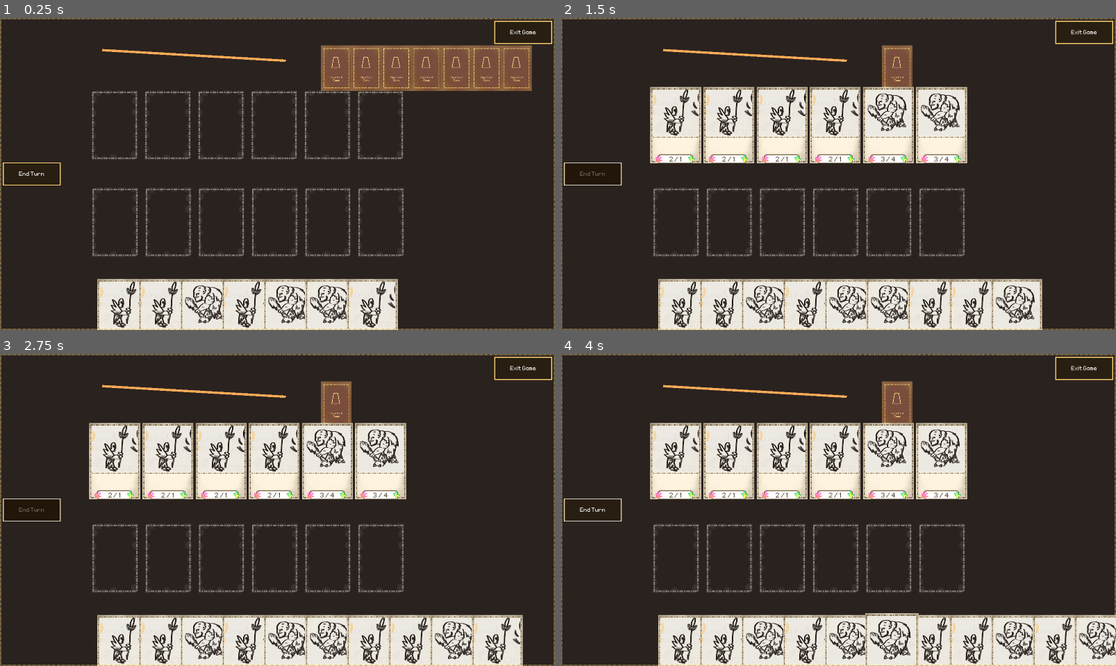
Above: before the commit, frames 1-4 (two rows, left to right).
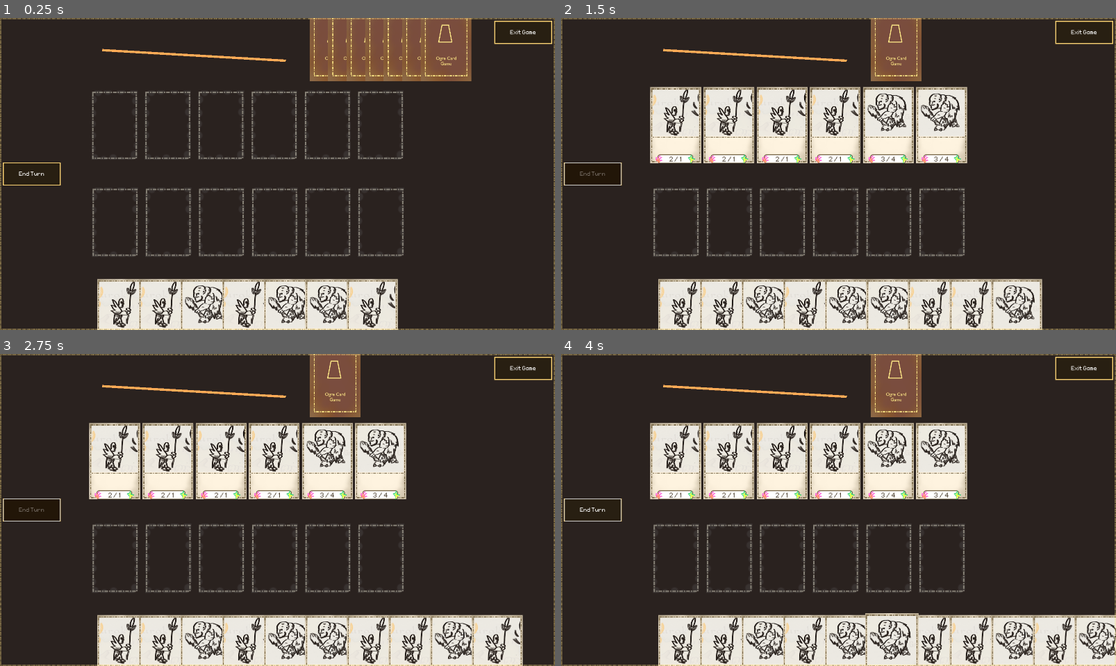
Above: after the commit, the same moments.

Repository: OttoElomaa/Godot-4-Ogre-Card-Game
Game: Godot game, scene res://GameScenes/main.tscn
Same seed, same stepped clock (60 frames per second), same inputs: the game is played once before the commit and once after it.
Inputs (mouse positions are in pixels of both pictures, inside the frame that each line leads up to):
- Up to frame 1 (0.25 s): no input
- Up to frame 2 (1.5 s): click (594, 174) at 0.5 s; click (594, 174) at 1.25 s
- Up to frame 3 (2.75 s): click (33, 510) at 2 s
- Up to frame 4 (4 s): tap Enter at 2.75 s; drag from (683, 653) to (849, 653) at 2.77 s; tap Space at 3.5 s; drag from (727, 653) to (894, 653) at 3.52 s

The runs differ from the first frame. In frame 1, 5.9% of the frame differs, in the area x 55-96%, y 0-24%; in frame 2, 1.4%; in frame 3, 1.4%; in frame 4, 1.4%.

Commit message:
Added game state. Battle_system: Started handling the targeting on player attack

Diff:
--- /dev/null
+++ b/GameScenes/States.tscn
@@ -0,0 +1,6 @@
+[gd_scene load_steps=2 format=3 uid="uid://bup6apeci6kjj"]
+
+[ext_resource type="Script" uid="uid://dd3qncojpm6lc" path="res://GameScenes/states.gd" id="1_pm0cs"]
+
+[node name="States" type="Node2D"]
+script = ExtResource("1_pm0cs")
--- a/GameScenes/battle_system.gd
+++ b/GameScenes/battle_system.gd
@@ -7,7 +7,19 @@
 var cardsManager:Node = null
 
 @onready var attackLine := $AttackLine
+var COLLISION_MASK_CARD := 1
+
 var attackLineShown: bool = false
+var currentAttackingCard: Card = null
+
+
+
+func _input(e: InputEvent) -> void:
+
+	if e is InputEventMouseButton and e.button_index == MOUSE_BUTTON_LEFT:
+		if e.is_pressed():
+			if States.gameState == States.GameStates.ATTACK:
+				handlePlayerAttack()
 
 
 func _physics_process(delta: float) -> void:
@@ -16,9 +28,23 @@
 		attackLine.points[1] = get_global_mouse_position()
 
 
+
+func handlePlayerAttack():
+	#### GET CARDS AT MOUSE POSITION
+	var results = main.fetchMouseOverObjects(COLLISION_MASK_CARD)
+	if results.size() > 0:
+		var target:Card = getCollidedObject(results[0])
+		if main.checkSlotPlayer(target.mySlot):
+			attackLineShown = false
+			States.gameState = States.GameStates.PLAY
+
+
 func togglePlayerAttackMode(enable:bool, card:Card):
 
 	if card.checkActive():
+		currentAttackingCard = card
+		States.gameState = States.GameStates.ATTACK
+
 		attackLineShown = enable
 		attackLine.points[0] = card.position
 
@@ -42,3 +68,8 @@
 			cardsManager.placeCardInSlot(card, slot)
 			card.reparent(cardsManager.get_node("EnemyBoard"))
 			return
+
+
+
+func getCollidedObject(result):
+	return result.collider.get_parent()
--- a/GameScenes/cards_manager.gd
+++ b/GameScenes/cards_manager.gd
@@ -61,8 +61,8 @@
 	x_offset = 0
 	for c in $EnemyHand.get_children():
 		c.position = $EnemyHandPosition.position + Vector2(x_offset, 0)
-		c.scale = Vector2(0.6, 0.6)
-		x_offset += 130
+		#c.scale = Vector2(0.6, 0.6)
+		x_offset += 80
 
 
 
@@ -123,7 +123,7 @@
 	var success := false
 
 	#### FIND CARD SLOT
-	var results = fetchMouseOverObjects(COLLISION_MASK_CARD_SLOT)
+	var results = main.fetchMouseOverObjects(COLLISION_MASK_CARD_SLOT)
 	if results.size() > 0:
 		var selectedSlot:CardSlot = getCollidedObject(results[0])
 
@@ -180,25 +180,9 @@
 
 
 
-func fetchMouseOverObjects(collisionMask: int):
-
-	#### WORLD STATE
-	var spaceState = get_world_2d().direct_space_state
-	#### MOUSE POSITION
-	var params = PhysicsPointQueryParameters2D.new()
-	params.position = get_global_mouse_position()
-	params.collide_with_areas = true
-	params.collision_mask = collisionMask
-
-	#### INTERSECT THEM
-	var result = spaceState.intersect_point(params)
-	return result
-
-
-
 func fetchCardOnClick() -> Card:
 	#### GET CARDS AT MOUSE POSITION
-	var result = fetchMouseOverObjects(COLLISION_MASK_CARD)
+	var result = main.fetchMouseOverObjects(COLLISION_MASK_CARD)
 	if result.size() > 0:
 		var topCard = getCollidedObject(result[0])
 
--- a/GameScenes/main.gd
+++ b/GameScenes/main.gd
@@ -24,6 +24,23 @@
 		slot.slotType = CardSlotTypes.ENEMY
 
 
+
+func fetchMouseOverObjects(collisionMask: int):
+
+	#### WORLD STATE
+	var spaceState = get_world_2d().direct_space_state
+	#### MOUSE POSITION
+	var params = PhysicsPointQueryParameters2D.new()
+	params.position = get_global_mouse_position()
+	params.collide_with_areas = true
+	params.collision_mask = collisionMask
+
+	#### INTERSECT THEM
+	var result = spaceState.intersect_point(params)
+	return result
+
+
+
 func checkSlotPlayer(slot:CardSlot):
 	return slot.slotType == CardSlotTypes.PLAYER
 
--- a/GameScenes/main.tscn
+++ b/GameScenes/main.tscn
@@ -40,7 +40,7 @@
 position = Vector2(530, 1295)
 
 [node name="EnemyHandPosition" type="Marker2D" parent="CardsManager"]
-position = Vector2(1454, 217)
+position = Vector2(1449, 109)
 
 [node name="PlayerSlots" type="Node2D" parent="."]
 z_index = -1
--- /dev/null
+++ b/GameScenes/states.gd
@@ -0,0 +1,8 @@
+extends Node2D
+
+
+enum GameStates {
+	PLAY, ATTACK
+}
+
+var gameState: GameStates = GameStates.PLAY
--- a/project.godot
+++ b/project.godot
@@ -15,6 +15,10 @@
 config/features=PackedStringArray("4.4", "Forward Plus")
 config/icon="res://Art/icon.svg"
 
+[autoload]
+
+States="*res://GameScenes/States.tscn"
+
 [display]
 
 window/size/viewport_width=1920
Not shown, added: GameScenes/states.gd.uid
